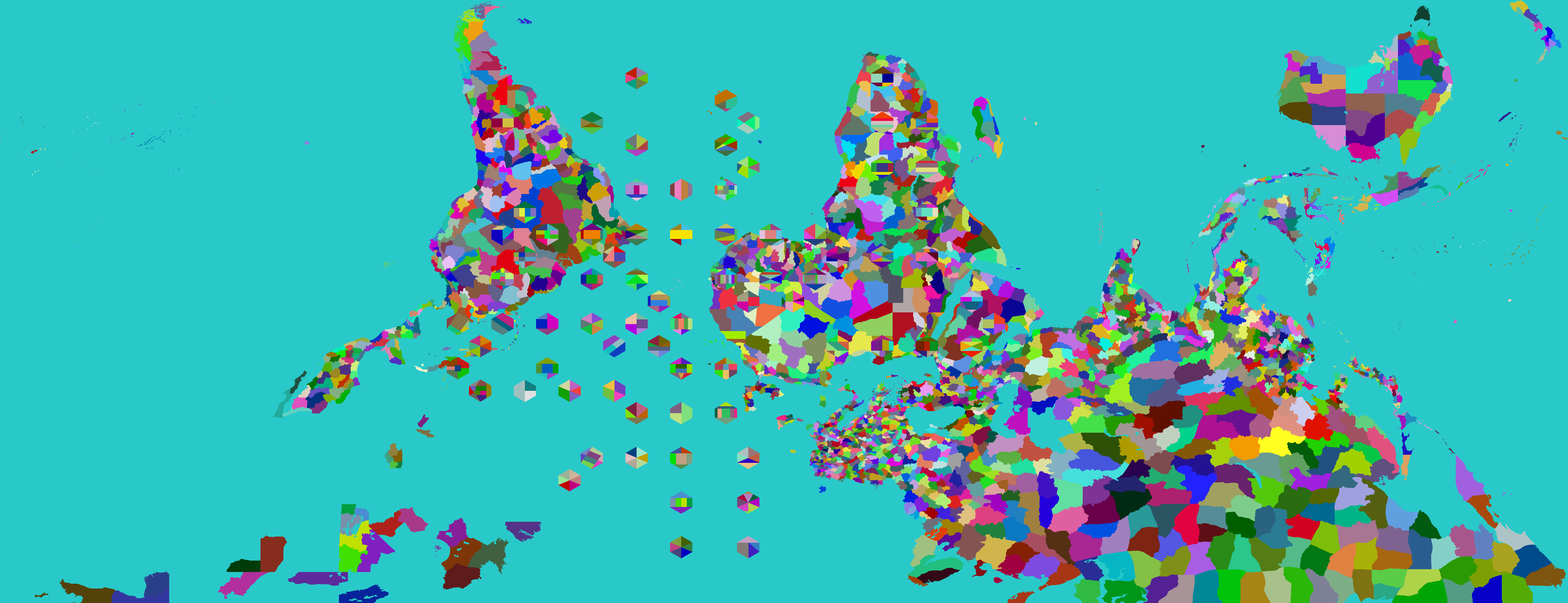
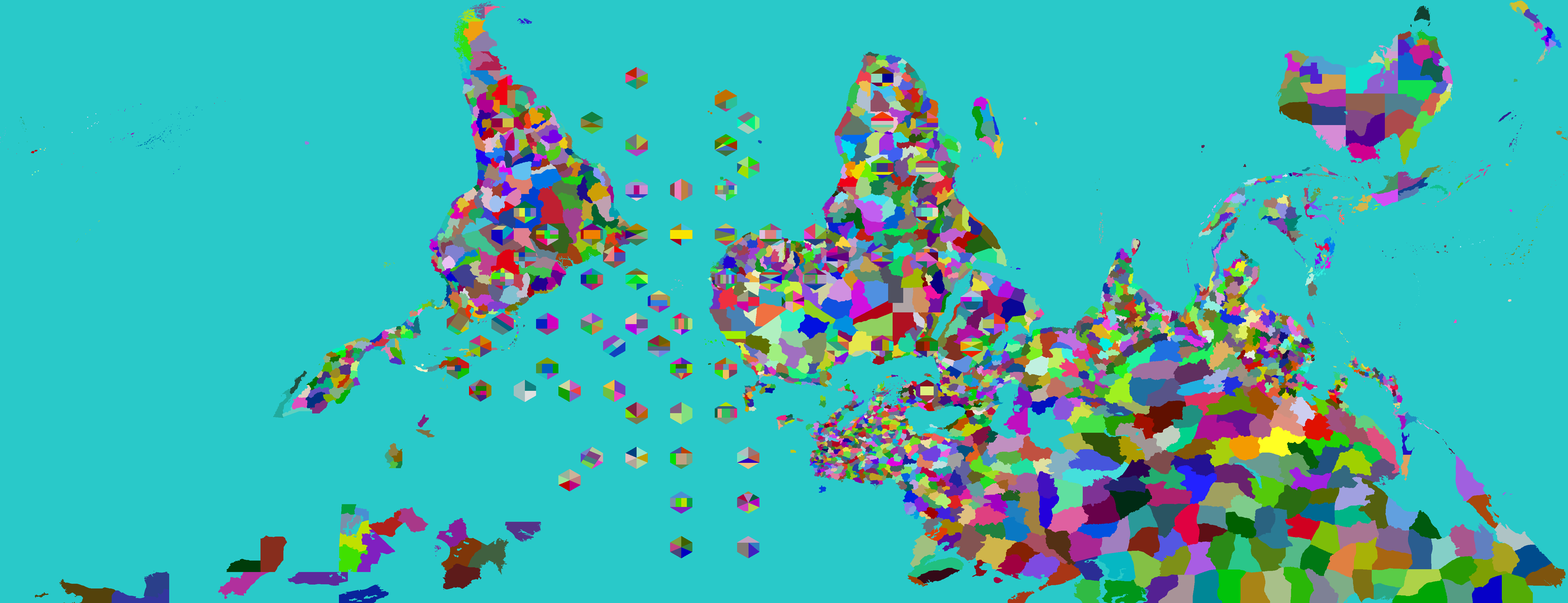
Layered file, before and after one edit (1568x603). Changes by layer:
painted on "Provinces" over left=754, top=379, right=939, bottom=403
